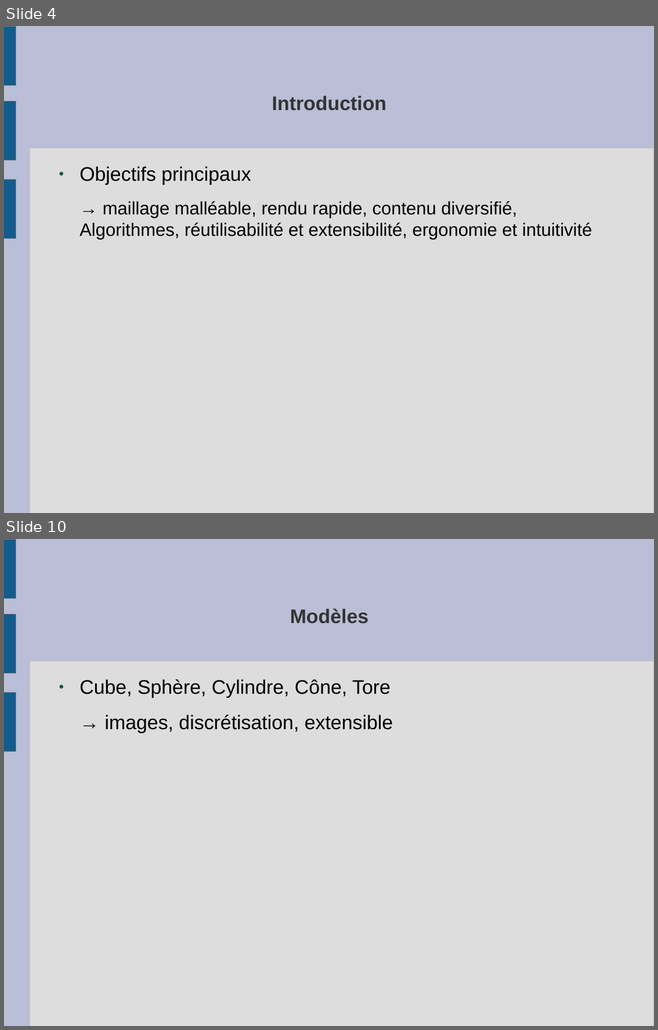
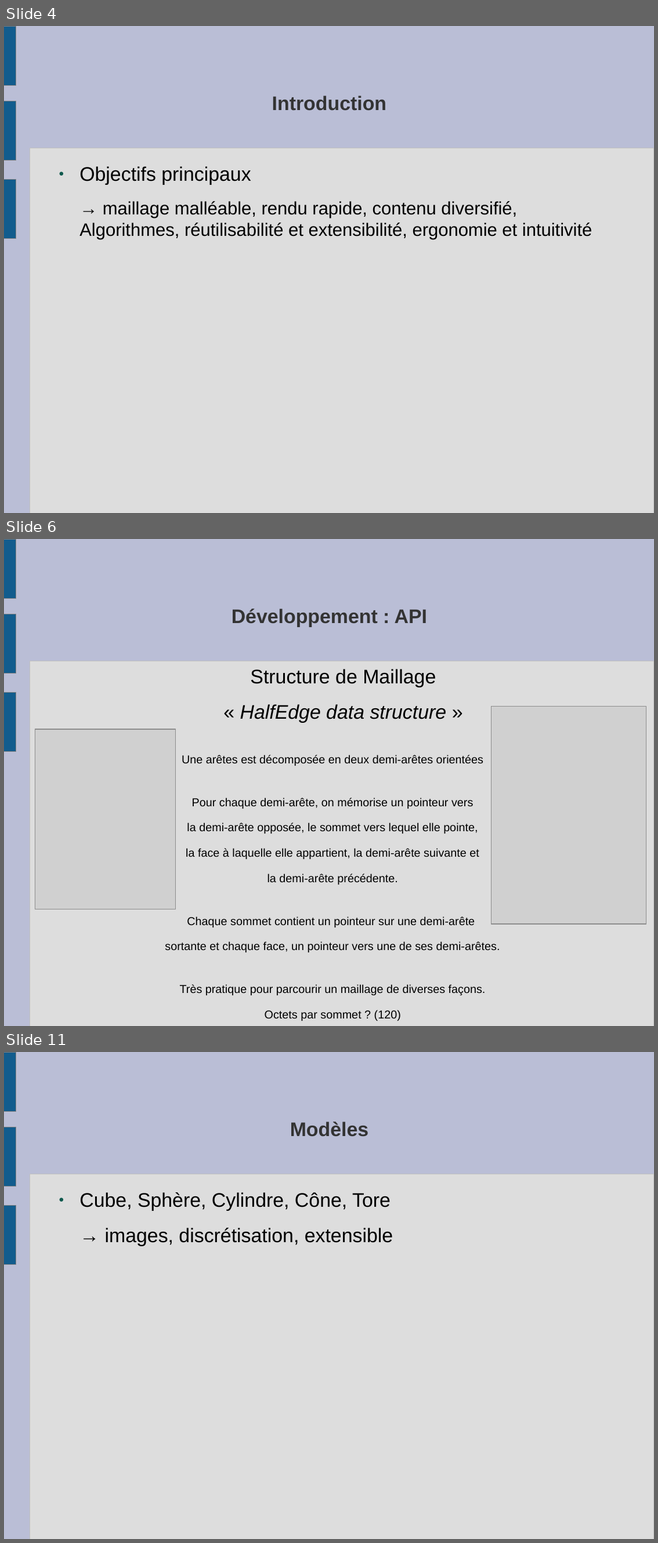
Before and after one commit to slvrgauthier/OpenSculpt, a slide deck: Documentation/Soutenance.odp. Shown one above the other, each under a label of ours: slides 4 and 10 before the commit, slides 4, 6 and 11 after it; the slides between them are not shown. The pictures are 658x1030 and 658x1543 pixels, drawn with LibreOffice and Linux fonts; fonts in the diff are those of the drawing; grey boxes stand for pictures. Boxes give left, top, right and bottom in pixels: in the first picture for what was removed or moved away, otherwise in the second. Text is boxed around its words. In the diff, an @@ line names an element or a change of style, - is before the commit and + after.

```diff
--- a/Documentation/Soutenance.odp
+++ b/Documentation/Soutenance.odp
@@ slide 6 added at [4,539,654,1026], background #BABED6; not listed: 4 template elements that a slide beside it also shows @@
@@ title added at [231,609,427,627], 24 pt, text #333333, bold @@
+Développement : API
@@ text added at [165,669,500,995], 14 pt, text #000000 @@
+Structure de Maillage
+« HalfEdge data structure »
+Une arêtes est décomposée en deux demi-arêtes orientées
+Pour chaque demi-arête, on mémorise un pointeur vers
+la demi-arête opposée, le sommet vers lequel elle pointe,
+la face à laquelle elle appartient, la demi-arête suivante et
+la demi-arête précédente.
+Chaque sommet contient un pointeur sur une demi-arête
+sortante et chaque face, un pointeur vers une de ses demi-arêtes.
+Très pratique pour parcourir un maillage de diverses façons.
+Octets par sommet ? (120)
@@ picture added at [492,707,646,924] @@
@@ picture added at [35,729,176,910] @@
@@ what was slide 10 is now slide 11 @@
```
Also in this commit, not shown: 4 slides changed, 3 other slides added, 3 slides removed, 11 other files.
